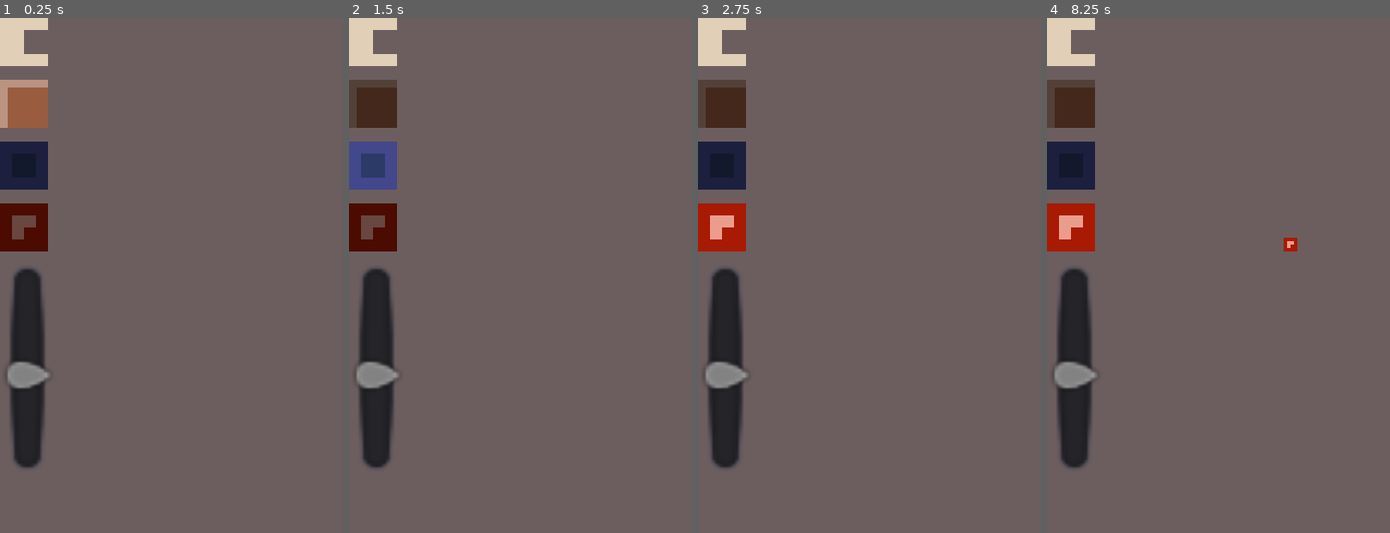
Above: before the commit, frames 1-4 (left to right).
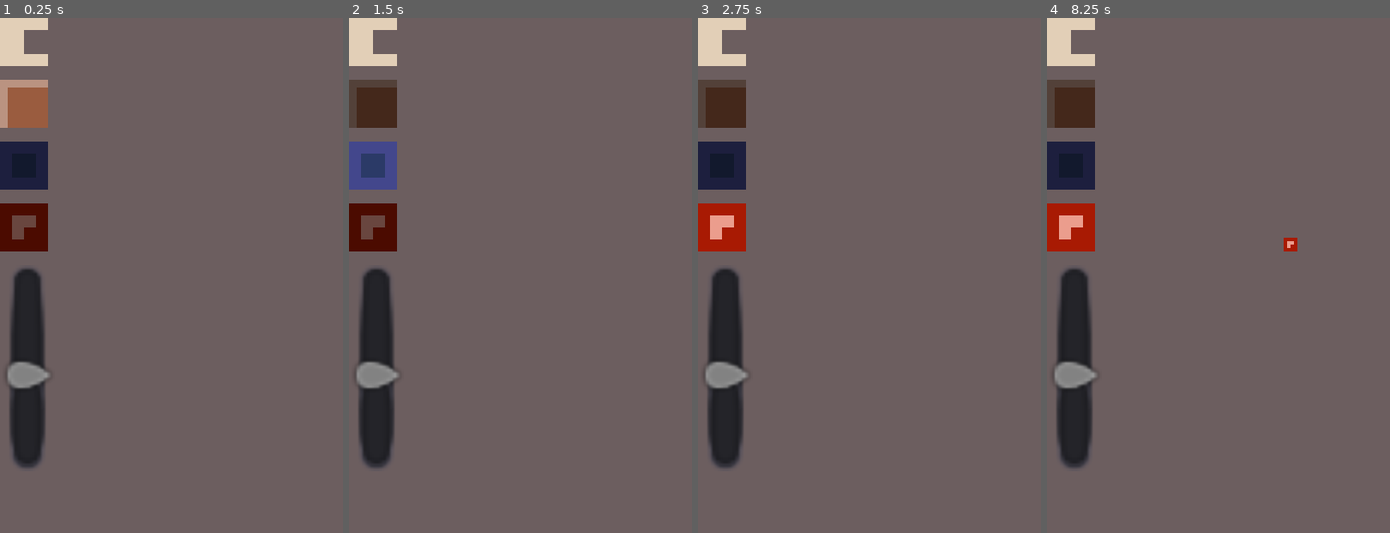
Above: after the commit, the same moments.

Repository: llesha/cells-helper
Game: Godot game, scene res://Main.tscn
The game is run twice, just before and just after one commit, with the same random seed, the same clock (stepped at 60 frames per second) and the same inputs.
Inputs (mouse positions are in pixels of both pictures, inside the frame that each line leads up to):
- Up to frame 1 (0.25 s): no input
- Up to frame 2 (1.5 s): click (376, 105) at 0.5 s; click (376, 167) at 1.25 s
- Up to frame 3 (2.75 s): click (725, 229) at 2 s
- Up to frame 4 (8.25 s): click (1074, 105) at 2.75 s; click (1074, 167) at 3.5 s; click (1074, 229) at 4.25 s; click (1074, 105) at 5 s; click (1074, 167) at 5.75 s; click (1074, 229) at 6.5 s; click (1074, 43) at 7.25 s; tap Enter at 8 s; move the mouse to (1293, 249) at 8.02 s; click (1293, 249) at 8.17 s

The runs differ from the first frame. In frame 1, less than 0.1% of the frame differs, in the area x 3-13%, y 79-83%; in frame 2, less than 0.1%; in frame 3, less than 0.1%; in frame 4, less than 0.1%.

Commit message:
removed slider theme overrides

Diff:
--- a/Main.gd
+++ b/Main.gd
@@ -114,7 +114,5 @@
 		_change_sprite($CanvasLayer/P/VB/Player.icon, button_pressed, cell.PLAYER)
 		processing = false
 
-
 func _on_VSlider_value_changed(value: float) -> void:
 	$Camera2D.zoom = Vector2(value, value)
-	pass # Replace with function body.
--- a/Main.tscn
+++ b/Main.tscn
@@ -23,10 +23,6 @@
 [sub_resource type="AtlasTexture" id=4]
 atlas = ExtResource( 3 )
 region = Rect2( 17, 0, 4, 4 )
-
-[sub_resource type="StyleBoxEmpty" id=6]
-
-[sub_resource type="StyleBoxEmpty" id=7]
 
 [node name="Main" type="Control"]
 script = ExtResource( 2 )
@@ -120,8 +116,6 @@
 margin_top = 72.0
 margin_right = 16.0
 margin_bottom = 132.0
-custom_styles/grabber_area_highlight = SubResource( 6 )
-custom_styles/grabber_area = SubResource( 7 )
 min_value = 0.2
 max_value = 2.0
 step = 0.2
Not shown: 1 places in Main.tscn that only renumber resources
